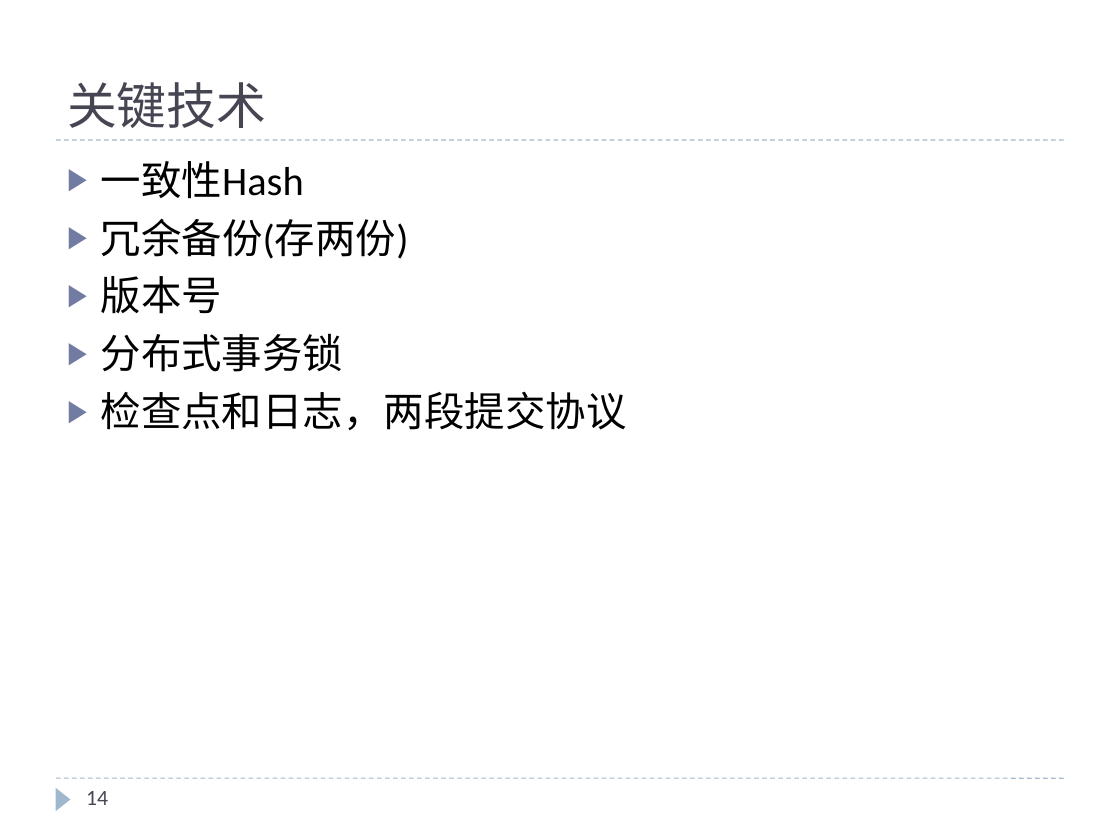
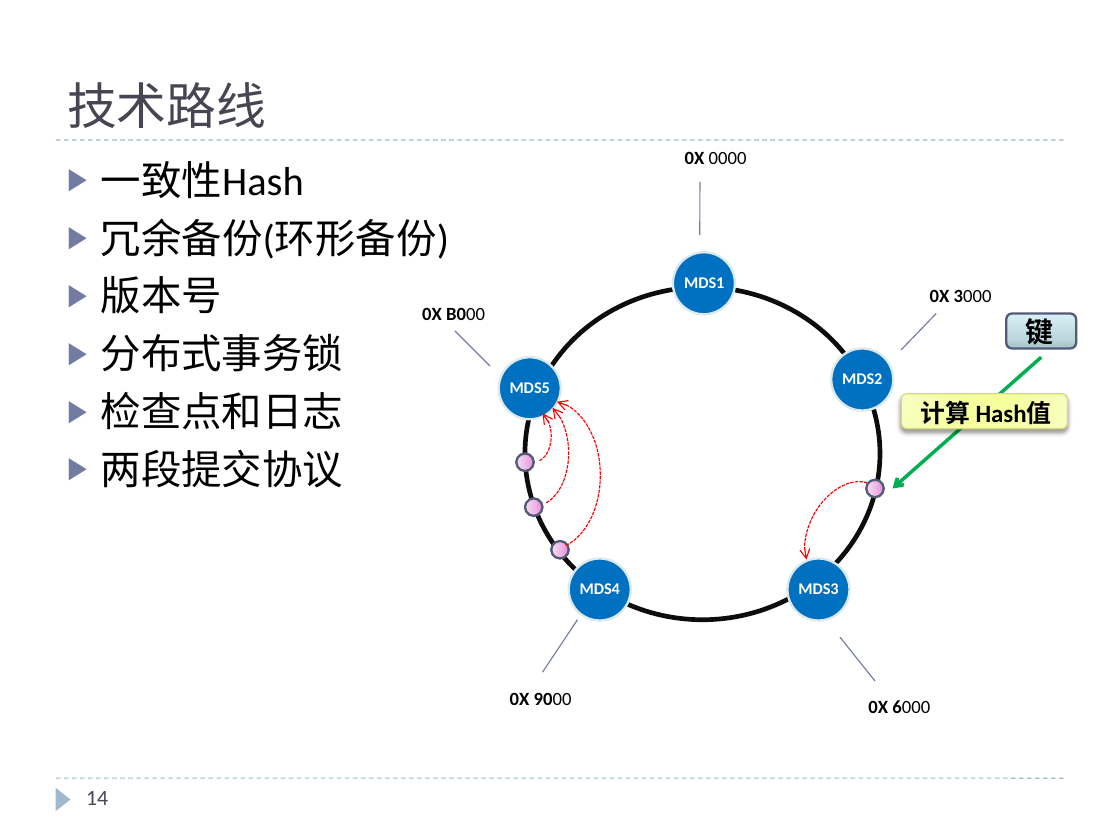
Before and after one commit to cheliequan/idning-paper, a slide deck: slide 14 of draft/MDS集群.pptx. Drawn at 1120x840 pixels with LibreOffice and Linux fonts; fonts in the diff are those of the drawing; background and template pictures are left out. Boxes give left, top, right and bottom in pixels: in the first picture for what was removed or moved away, otherwise in the second. Text is boxed around its words. In the diff, an @@ line names an element or a change of style, - is before the commit and + after.

```diff
--- a/draft/MDS集群.pptx
+++ b/draft/MDS集群.pptx
@@ title at (x1=67, y1=82, x2=266, y2=128): text changed @@
-关键技术
+技术路线
@@ text at (x1=101, y1=218, x2=450, y2=259): text changed @@
-▶ 冗余备份(存两份)
+▶ 冗余备份(环形备份)
@@ group added at (x1=422, y1=151, x2=1076, y2=713): 10 ellipses, 10 texts, 5 lines, 4 arc (boxed as its full ellipse)s, 2 rounded rectangles, 1 arrow @@
+MDS1
+MDS2
+MDS5
+MDS3
+MDS4
+键
+计算 Hash值
+0X 0000
+0X 3000
+0X 6000
+0X 9000
+0X B000
@@ text at (x1=101, y1=392, x2=344, y2=488): text changed @@
-▶ 检查点和日志，两段提交协议
+▶ 检查点和日志
+▶ 两段提交协议
```
Also in this commit, not shown: 10 other slides changed, 2 slides removed, 1 other file.
